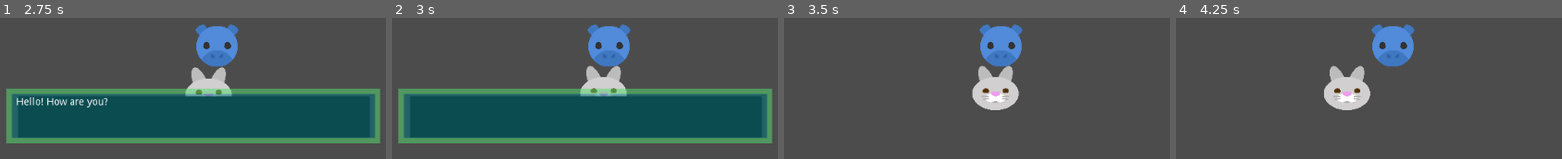
Above: before the commit, frames 1-4 (left to right).
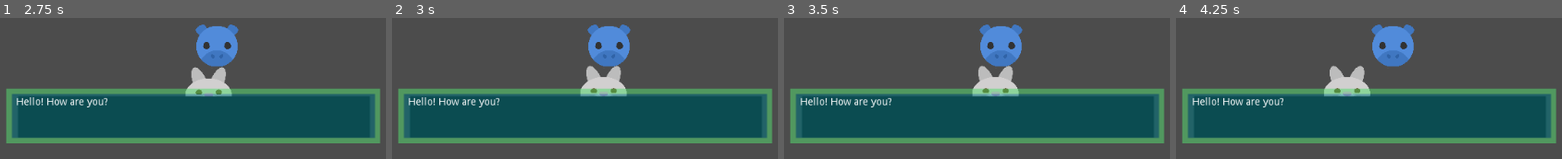
Above: after the commit, the same moments.

Repository: ryugold777/Godot_Interaction_With_Demo
Game: Godot game, scene res://Interacao.tscn
Two runs of this game, one before a commit and one after it. Both use one fixed random seed, a clock stepped at 60 frames per second and the inputs below.
Inputs:
- Up to frame 1 (2.75 s): tap Enter (ui_accept) at 0.5, 0.6, 0.77, 1.07, 1.35, 1.52, 1.82, 2.1 s; hold Right (ui_right) 0.53-1.28 s; hold Down (ui_down) 1.28-2.03 s; hold Right (ui_right) from 2.03 s (still down)
- Up to frame 2 (3 s): release Right (ui_right) at 2.78 s; hold Up (ui_up) from 2.78 s (still down); tap Enter (ui_accept) at 2.85 s
- Up to frame 3 (3.5 s): keep holding Up (ui_up); tap Enter (ui_accept) at 3.02, 3.32 s
- Up to frame 4 (4.25 s): release Up (ui_up) at 3.53 s; hold Left (ui_left) from 3.53 s (still down); tap Enter (ui_accept) at 3.6, 3.77, 4.07 s

Frame 1 is identical in both runs. In frame 2, 0.7% of the frame differs, in the area x 4-28%, y 56-64%; in frame 3, 37%, in the area x 1-99%, y 49-89%; in frame 4, 37%.

Commit message:
Update area_char_2.gd

Diff:
--- a/area_char_2.gd
+++ b/area_char_2.gd
@@ -56,18 +56,20 @@
 
 # Próxima página. Para mais páginas acrescentar no topo do script
 	if Input.is_action_just_released("ui_accept") && proxima_pagina == true:
-		if (pagina < total_paginas) && (texto_mensagem.visible_characters) >= (texto_mensagem.text.length()):
+		if (pagina < total_paginas) && (texto_mensagem.visible_characters) >= (texto_mensagem.text.length()) && interaction_name_kinematicbody2D.is_colliding() && (rabbit.animation == "padrao"):
 			texto_mensagem.visible_characters = -1
 			pagina = pagina + 1
 			$sound.stream_paused = false
-			while (texto_mensagem.visible_characters) < (texto_mensagem.text.length()):
+			proxima_pagina = false
+		if (proxima_pagina == false) && (Input.is_action_just_released("ui_accept")):
+			while (texto_mensagem.visible_characters) <= (texto_mensagem.text.length()):
 				texto_mensagem.visible_characters += 1
 				$sound.play()
 				yield(get_tree().create_timer(0.1), "timeout")
 				show_message()
 		if (pagina > 1):
-				show_message()
-		if (pagina >= total_paginas) && (texto_mensagem.visible_characters) >= (texto_mensagem.text.length()):
+			show_message()
+		if (pagina >= total_paginas) && (texto_mensagem.visible_characters) >= (texto_mensagem.text.length())  && interaction_name_kinematicbody2D.is_colliding():
 			finalizar_texto = true
 
 #Fim da mensagem
